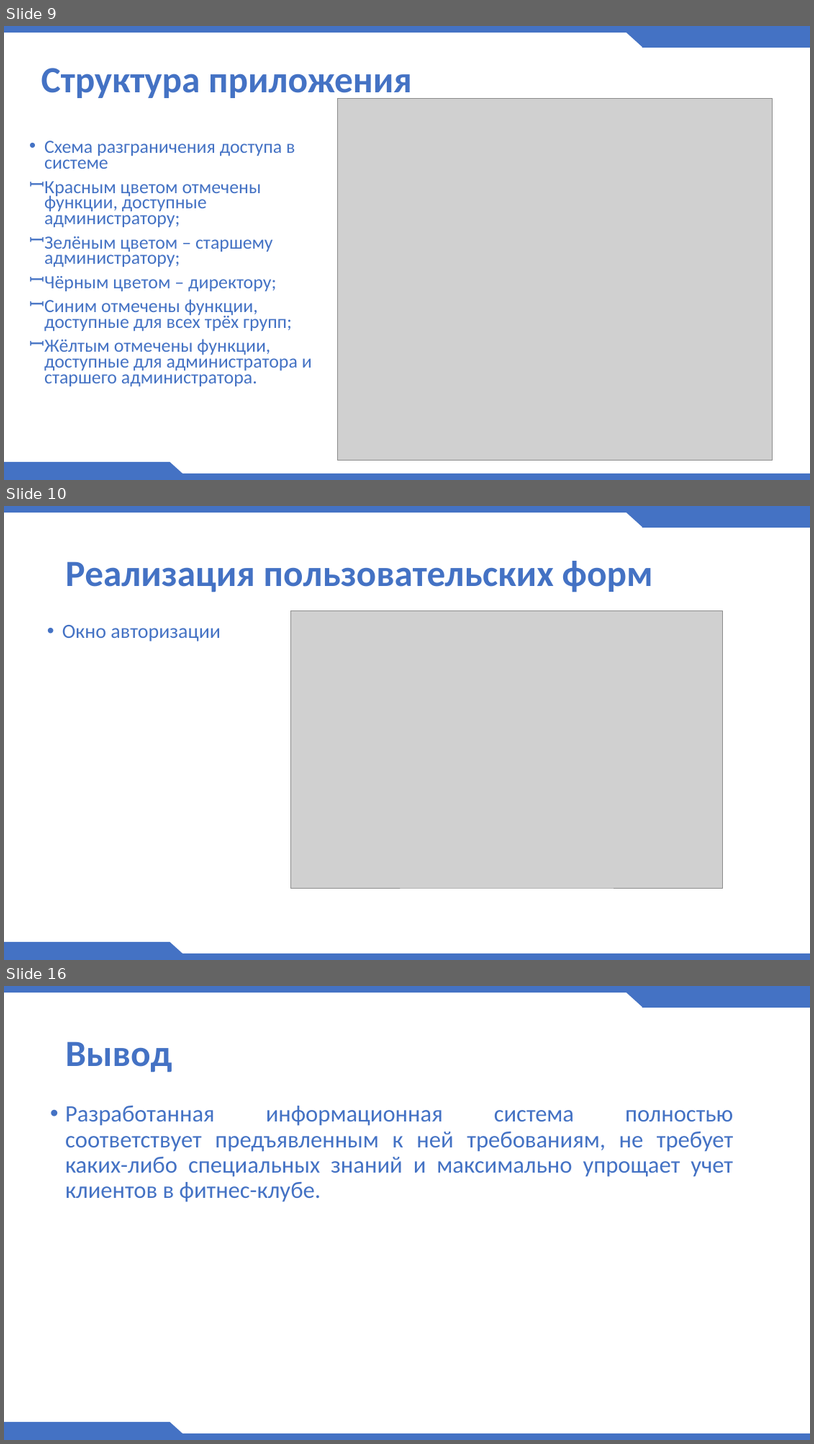
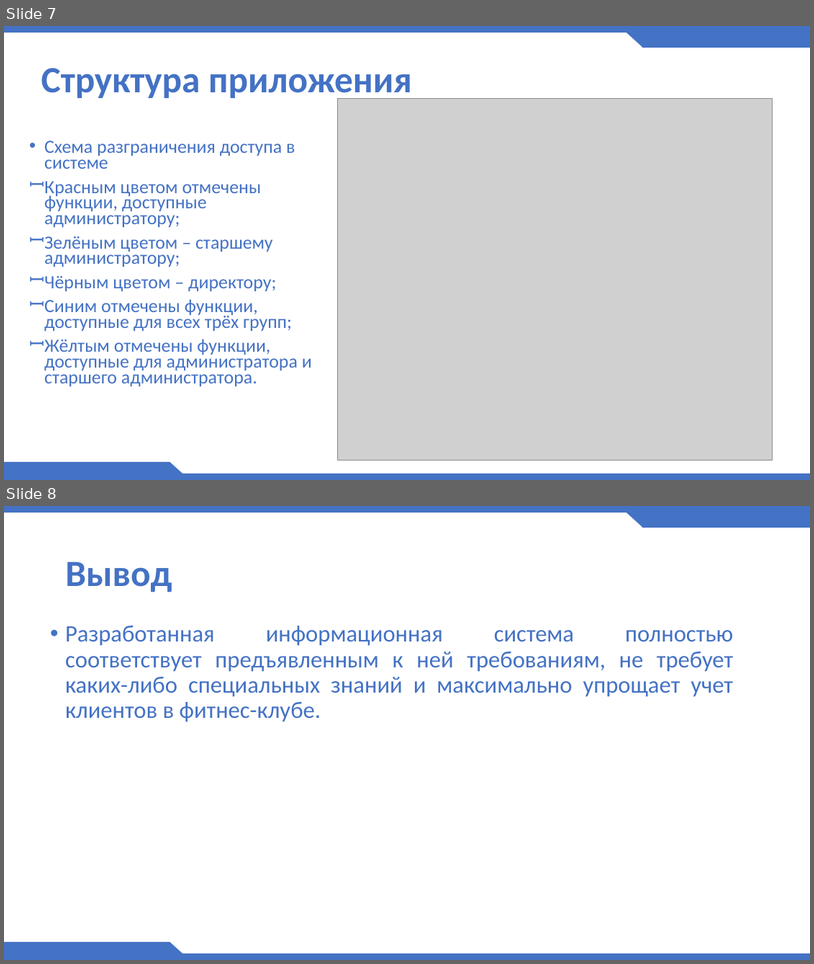
Before and after one commit to zhoyl/WpfApp2_KursRab, a slide deck: prezentation.pptx. Shown one above the other, each under a label of ours: slides 9, 10 and 16 before the commit, slides 7 and 8 after it; the slides between them are not shown. The pictures are 814x1444 and 814x964 pixels, drawn with LibreOffice and Linux fonts; fonts in the diff are those of the drawing; grey boxes stand for pictures; background and template pictures are left out. Boxes give left, top, right and bottom in pixels: in the first picture for what was removed or moved away, otherwise in the second. Text is boxed around its words. In the diff, an @@ line names an element or a change of style, - is before the commit and + after.

```diff
--- a/prezentation.pptx
+++ b/prezentation.pptx
@@ slide 10 removed at bbox=[4, 506, 810, 960], background #FFFFFF; not listed: 6 template elements that a slide beside it also shows @@
@@ title removed at bbox=[65, 561, 653, 592] @@
-Реализация пользовательских форм
@@ picture removed at bbox=[291, 610, 723, 888] @@
@@ text removed at bbox=[62, 625, 221, 641] @@
-• Окно авторизации
@@ what was slide 9 is now slide 7 @@
@@ what was slide 16 is now slide 8 @@
```
Also in this commit, not shown: 3 slides changed, 7 other slides removed, 10 other files.
